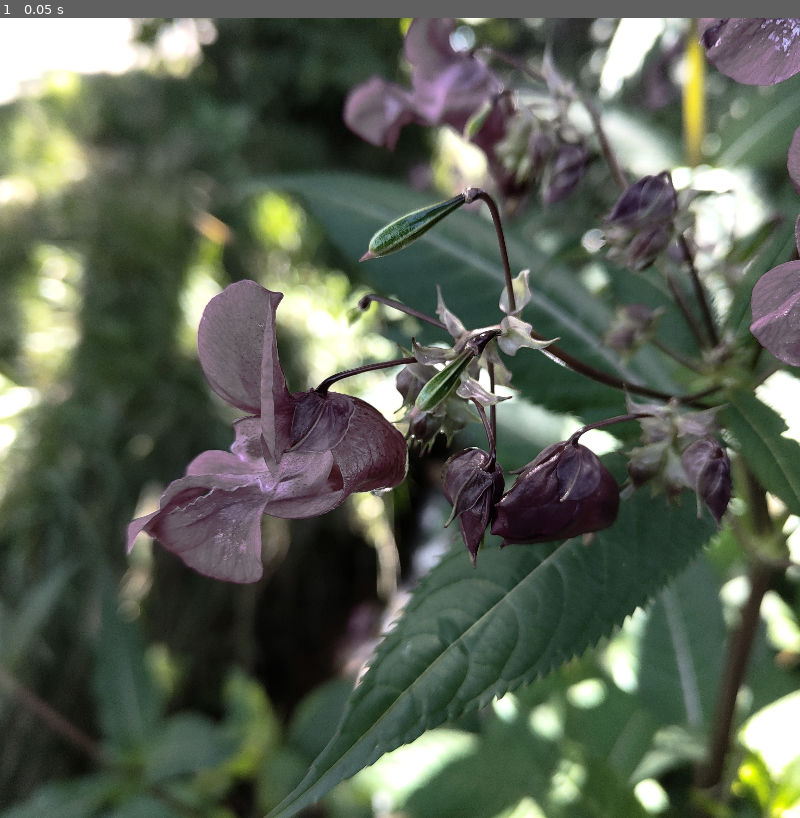
Above: before the commit, frame 1.
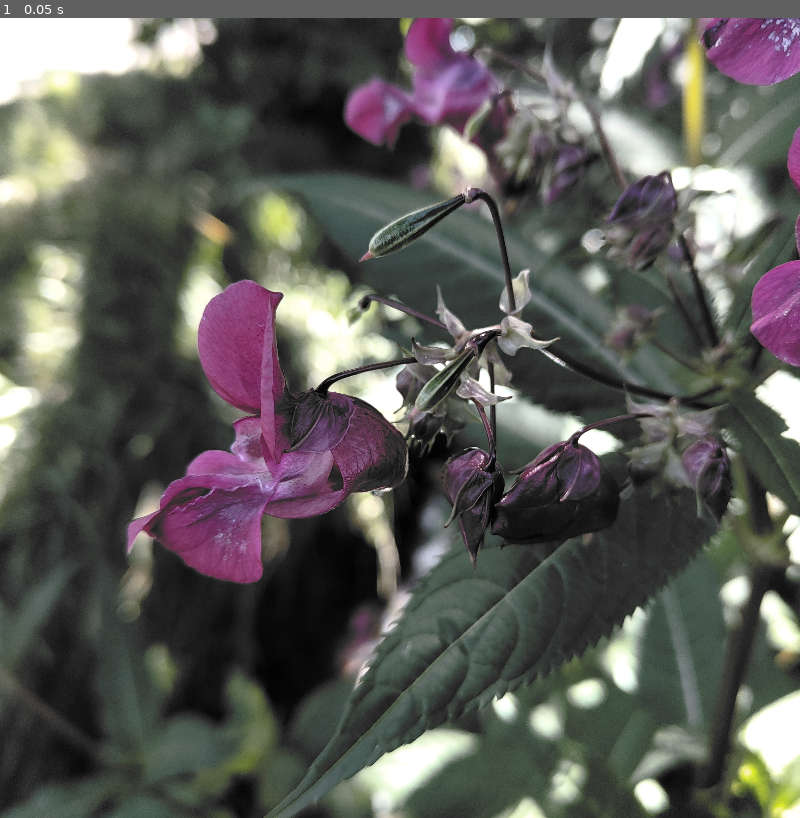
Above: after the commit, the same moment.

Repository: voidxptr/shaders
Game: Godot game, scene res://src/saturationMasking/saturation_masking.tscn
Two runs of this game, one before a commit and one after it. Both use one fixed random seed, a clock stepped at 60 frames per second and the inputs below. This scene is started directly instead of the project's main scene.
Inputs:
- Up to frame 1 (0.05 s): no input

The runs differ from the first frame. In frame 1, 4.5% of the frame differs, in the area x 6-100%, y 0-100%.

Commit message:
made a test render for SaturationMasking

Diff:
--- a/src/saturationMasking/saturation_masking.tscn
+++ b/src/saturationMasking/saturation_masking.tscn
@@ -6,18 +6,18 @@
 [sub_resource type="ShaderMaterial" id="ShaderMaterial_rwvj1"]
 shader = ExtResource("1_1hp1r")
 shader_parameter/mask_by_col = true
-shader_parameter/mask_by_col_color = Color(0.658824, 0.0941176, 0.462745, 1)
+shader_parameter/mask_by_col_color = Color(0.333333, 0.780392, 0.470588, 1)
 shader_parameter/mask_by_col_inv = false
 shader_parameter/mask_by_sat = false
 shader_parameter/mask_by_sat_min = 0.6
 shader_parameter/mask_by_sat_max = 6.9
 shader_parameter/mask_by_sat_inv = false
-shader_parameter/mask_by_val = false
-shader_parameter/mask_by_val_min = 0.6
-shader_parameter/mask_by_val_max = 6.9
+shader_parameter/mask_by_val = true
+shader_parameter/mask_by_val_min = 0.18
+shader_parameter/mask_by_val_max = 6.7
 shader_parameter/mask_by_val_inv = false
 shader_parameter/mask_color_overlay = false
-shader_parameter/mask_color_color = Color(0.333333, 0.309804, 0.882353, 1)
+shader_parameter/mask_color_color = Color(0.67451, 0.278431, 0, 1)
 shader_parameter/debug_visual_mask = false
 
 [node name="saturationMasking" type="Node2D"]
Binary file added: renders/1693512548.6742.png
Not shown, added: renders/1693512554.7026.png
